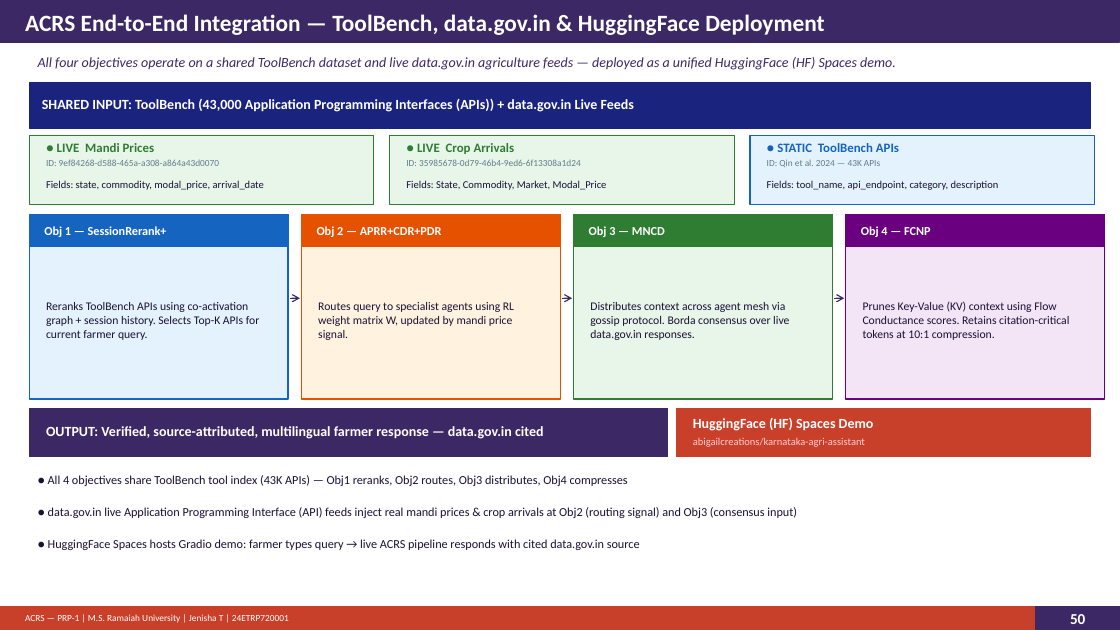
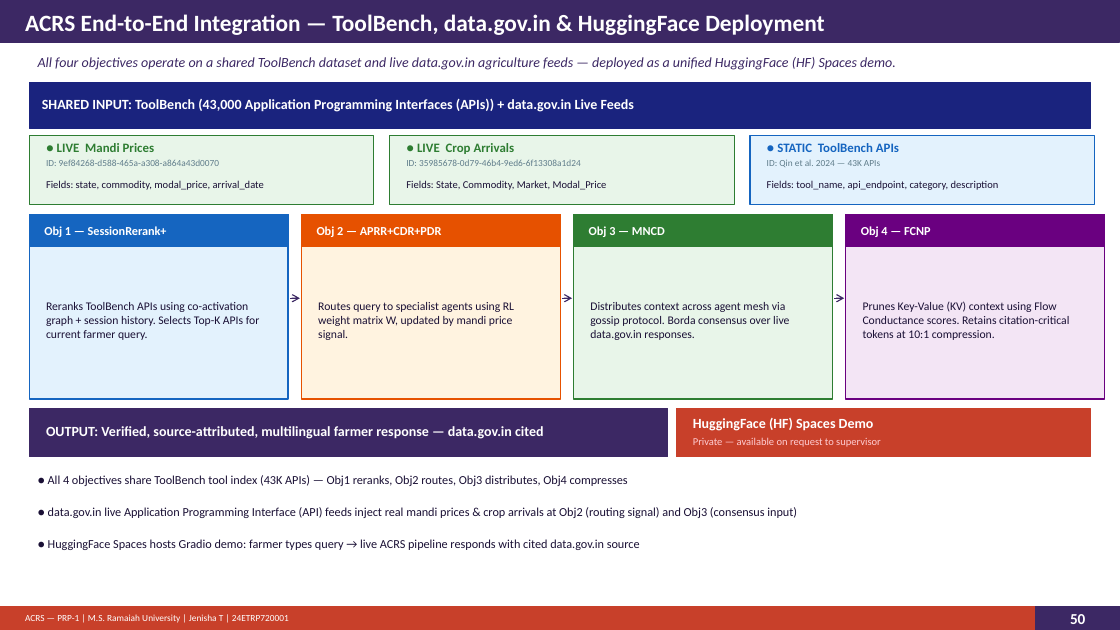
Before and after one commit to joyjeni/phd-agentic-ai-master, a slide deck: slide 50 of ACRS_PhD_Proposal_v8_2.pptx. Drawn at 1120x630 pixels with LibreOffice and Linux fonts; fonts in the diff are those of the drawing. Boxes give left, top, right and bottom in pixels: in the first picture for what was removed or moved away, otherwise in the second. Text is boxed around its words. In the diff, an @@ line names an element or a change of style, - is before the commit and + after.

Commit message:
v8.2: remove all repo names, file names, private URLs — implementation details private

```diff
--- a/ACRS_PhD_Proposal_v8_2.pptx
+++ b/ACRS_PhD_Proposal_v8_2.pptx
@@ text at [693, 438, 881, 447]: text changed @@
-abigailcreations/karnataka-agri-assistant
+Private — available on request to supervisor
```
Also in this commit, not shown: 4 other slides changed.
